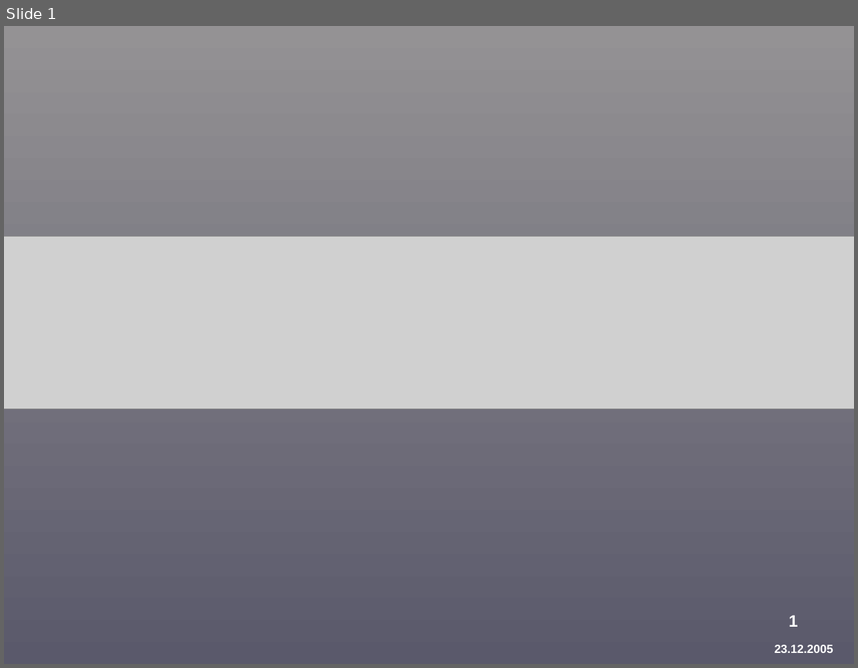
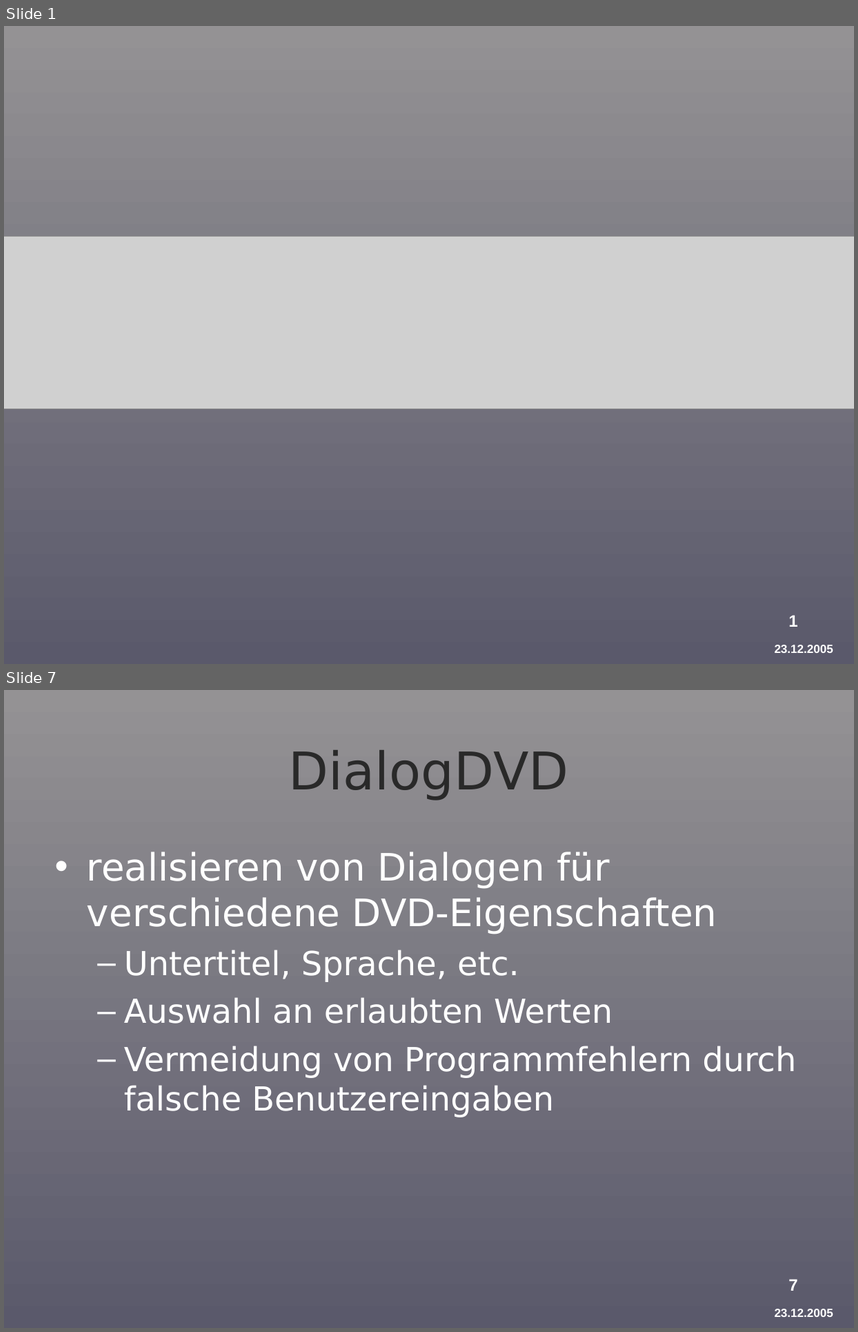
Before and after one commit to BackupTheBerlios/provirent-svn, a slide deck: docu/präsentation/Provirent-Vortrag-2-Griesch.ppt. Shown one above the other, each under a label of ours: slide 1 before the commit, slides 1 and 7 after it; the slides between them are not shown. The pictures are 858x668 and 858x1332 pixels, drawn with LibreOffice and Linux fonts; fonts in the diff are those of the drawing; grey boxes stand for pictures; background and template pictures are left out. Boxes give left, top, right and bottom in pixels: in the first picture for what was removed or moved away, otherwise in the second. Text is boxed around its words. In the diff, an @@ line names an element or a change of style, - is before the commit and + after.

```diff
--- a/docu/präsentation/Provirent-Vortrag-2-Griesch.ppt
+++ b/docu/präsentation/Provirent-Vortrag-2-Griesch.ppt
@@ slide 7 added at (4,690,854,1328), background gradient #949294 to #5A596B; not listed: 2 template elements that a slide beside it also shows @@
@@ title added at (289,750,569,800), 44 pt, text #292929 @@
+DialogDVD
@@ text added at (87,851,796,1117), 28 pt, text #FFFFFF @@
+• realisieren von Dialogen für verschiedene DVD-Eigenschaften
+  – Untertitel, Sprache, etc.
+  – Auswahl an erlaubten Werten
+  – Vermeidung von Programmfehlern durch falsche Benutzereingaben
```
Also in this commit, not shown: 2 slides changed, 5 other slides added, 2 slides removed, 1 other file.
